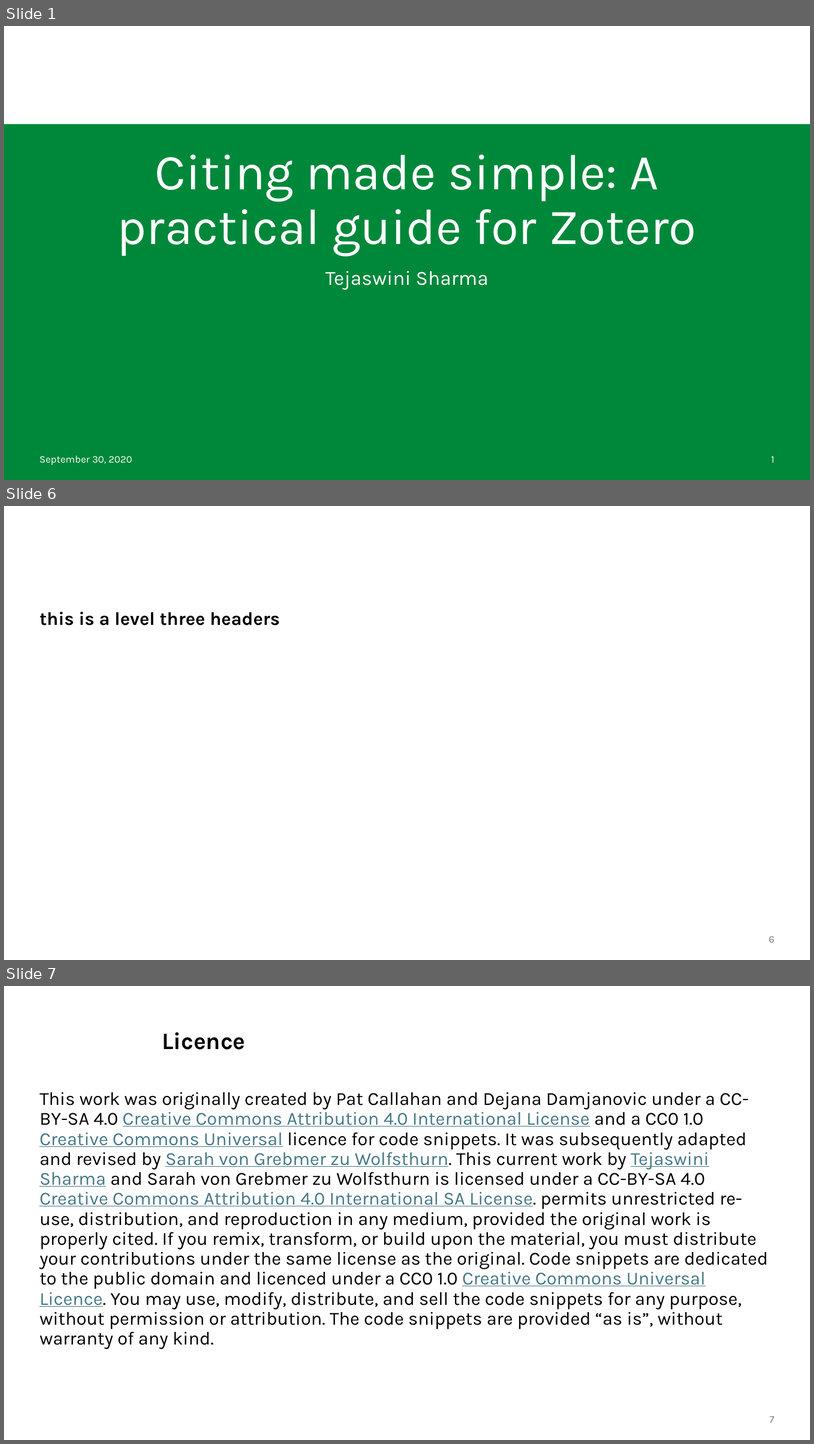
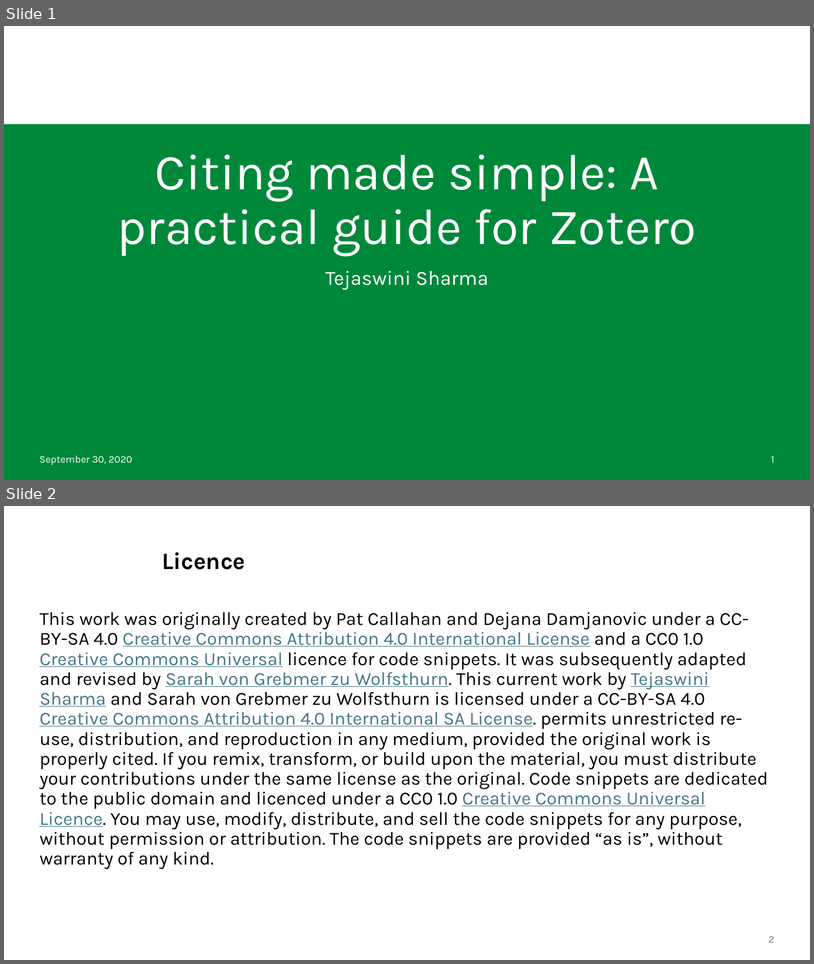
Before and after one commit to lmu-osc/train-the-trainer-test-repo-separate-slidedeck-zenodo, a slide deck: lmu-branded-test.pptx. Shown one above the other, each under a label of ours: slides 1, 6 and 7 before the commit, slides 1 and 2 after it; the slides between them are not shown. The pictures are 814x1444 and 814x964 pixels, drawn with LibreOffice and Linux fonts; fonts in the diff are those of the drawing; background and template pictures are left out. Boxes give left, top, right and bottom in pixels: in the first picture for what was removed or moved away, otherwise in the second. Text is boxed around its words. In the diff, an @@ line names an element or a change of style, - is before the commit and + after.

```diff
--- a/lmu-branded-test.pptx
+++ b/lmu-branded-test.pptx
@@ slide 6 removed at bbox=[4, 506, 810, 960], background #FFFFFF @@
@@ text removed at bbox=[39, 612, 280, 625] @@
-this is a level three headers
@@ page number removed at bbox=[769, 936, 775, 942] @@
-6
@@ what was slide 7 is now slide 2 @@
@@ page number at bbox=[769, 936, 775, 942]: text changed @@
-7
+2
```
Also in this commit, not shown: 1 slide added, 5 other slides removed, 18 other files.
